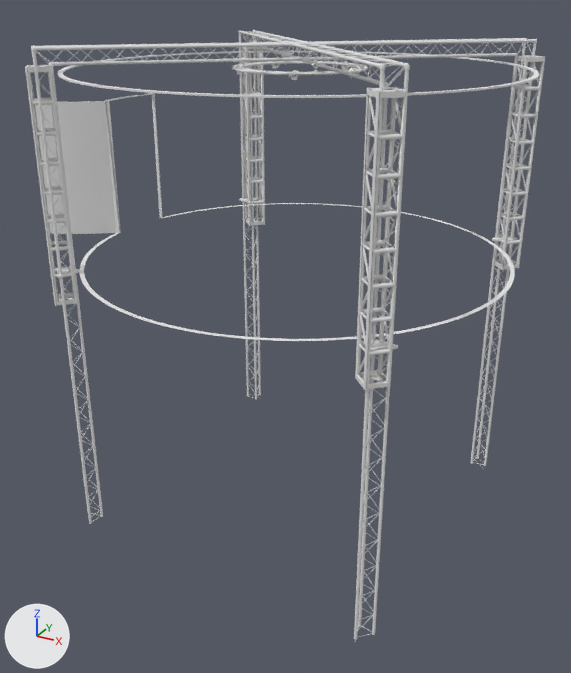
Before and after pictures for a commit that changed the FBX model Aluminum.fbx.
Both versions are drawn from a 50 mm lens placed at (0.0548, -0.0963, 0.0348), pointed at (0.0029, -0.002, -0.0124). Every picture has the same lights, and +X, +Y and +Z are marked at lower left. Where no turn or scale is listed for an object, it has been applied to the vertices. Vertices at the same position are counted once.

Script lines for the objects in view, before the commit:
```python
me_aluminum = bpy.data.meshes.new('Aluminum')
me_aluminum.from_pydata(...)  # 59421 vertices, 115185 faces; spans x -0.0349..0.0341, y -0.0308..0.0295, z -0.0407..0.0286
me_aluminum.materials.append(mat_aluminummaterial)  # white #e7e7e7
ob_aluminum = bpy.data.objects.new('Aluminum', me_aluminum)
ob_aluminum.location = (0.0, 0.0, 0.0)
```
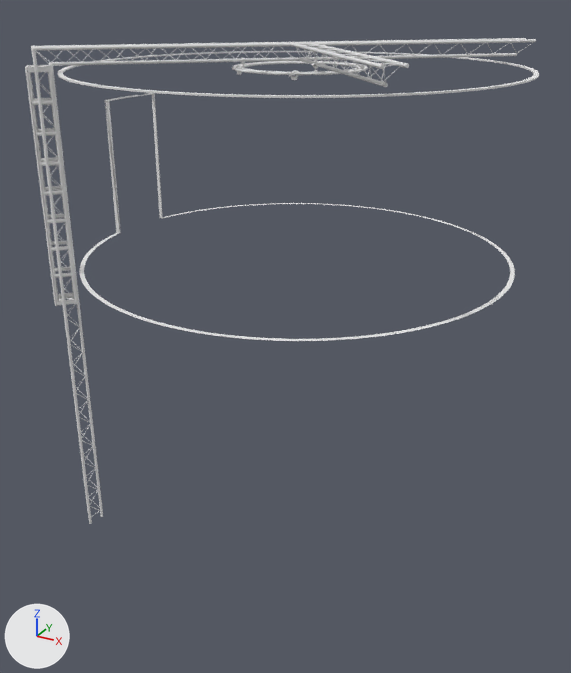
Pixel boxes [x1, y1, x2, y2] of what changed, in the pictures (571 x 673 px):
'Aluminum', reshaped (20% shorter): before [25, 30, 545, 641]; after [25, 38, 539, 524]
part 1 of me_aluminum, deleted: before [57, 30, 545, 641]
part 2 of me_aluminum, deleted: before [35, 101, 120, 234]

What changed in the scene script:
```text
Change me_aluminum:
    used by ob_aluminum; location = (0.0, 0.0, 0.0)
    remove me_aluminum.from_pydata(...)  # 59421 vertices, 115185 faces; spans x -0.0349..0.0341, y -0.0308..0.0295, z -0.0407..0.0286
    add me_aluminum.from_pydata(...)  # 23234 vertices, 43975 faces; spans x -0.0262..0.0341, y -0.0308..0.0295, z -0.0407..0.0286
    me_aluminum part 1: 547 loose pieces with 34900 vertices, spanning x -0.0217..0.0306, y -0.0267..0.026, z -0.0407..0.0286, are deleted
    me_aluminum part 2: 509 vertices removed from x -0.0349..-0.026, y -0.0094..-0.0038, z 0.0..0.0198
```
